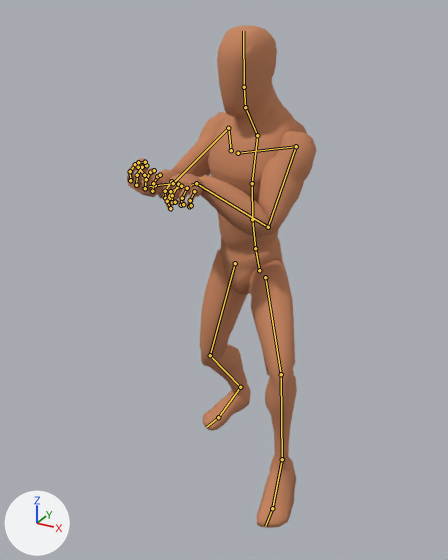
A saved change to the Blender file rigs/human/combat/melee/animation-human-two-handed-horizontal-swing.blend.
One viewpoint serves both versions: a camera (50 mm lens) standing at (0.976, -2.032, 1.752) and looking at (-0.037, -0.191, 0.832). The axes (+X, +Y, +Z) are drawn at lower left. The lights are the same throughout. The older version comes first. Both versions are drawn at frame 13 of the action 'Two_Handed_Horizontal_Swing'; the numbers are the values there. The bones that change, and the others that lie on the model, are drawn over the model as lines.

Objects in the first picture: 'Mannequin'.
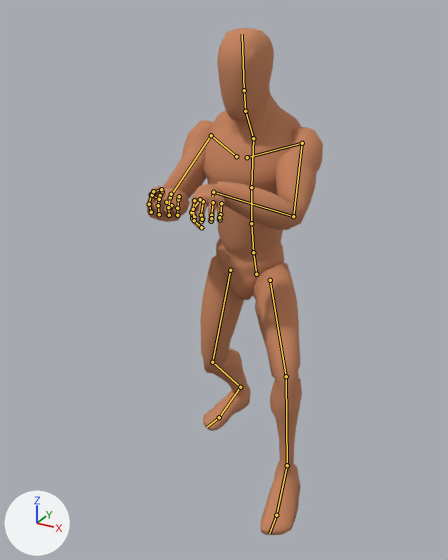
What the commit changed:
Bone 'POLE_Leg_L' (bone_pole_leg_l) moves from (0.284, 0.131, 0.047) to (0.298, 0.123, 0.053).
Bone 'CTRL_ILLEG_L' (bone_ctrl_illeg_l) moves from (0.163, -0.302, 0.065) to (0.193, -0.322, 0.063).
Bone 'CTRL_ILLEG_L' (bone_ctrl_illeg_l) turns from (21, -3, 7) to (16, -2, 7) degrees about its own x, y and z.
Bone 'DRV_toe_L' (bone_drv_toe_l) turns from (20, -3, -1) to (14, -2, 0) degrees about its own x, y and z.
Bone 'POLE_Leg_R' (bone_pole_leg_r) moves from (-0.051, -0.244, 0.066) to (-0.023, -0.248, 0.07).
Bone 'CTRL_Arm_L' (bone_ctrl_arm_l) moves from (0.236, -0.383, -0.818) to (0.236, -0.44, -0.719).
Bone 'CTRL_Arm_L' (bone_ctrl_arm_l) turns from (78, 15, -11) to (65, 5, -1) degrees about its own x, y and z.
Bone 'CTRL_Arm_R' (bone_ctrl_arm_r) moves from (-0.247, -0.418, -0.531) to (-0.281, -0.497, -0.648).
Bone 'CTRL_Arm_R' (bone_ctrl_arm_r) turns from (75, -162, 16) to (65, -174, 3) degrees about its own x, y and z.
Bone 'POLEARM_L' (bone_polearm_l) moves from (0.47, -0.428, -0.103) to (0.513, -0.268, 0.032).
Bone 'POLEARM_R' (bone_polearm_r) moves from (-0.706, -0.478, -0.016) to (-0.795, -0.592, -0.049).
Bone 'CTRL_Hips' (bone_ctrl_hips) moves from (0.0, -0.02, -0.123) to (0.0, -0.043, -0.129).
Bone 'CTRL_Hips' (bone_ctrl_hips) turns from (0, -1, -22) to (0, 0, -5) degrees about its own x, y and z.
Bone 'DRV_spine.001' (bone_drv_spine_001) turns from (2, 0, -1) to (3, 3, 0) degrees about its own x, y and z.
Bone 'DRV_spine_002' (bone_drv_spine_002) turns from (2, 1, -1) to (3, 3, 0) degrees about its own x, y and z.
Bone 'DRV_spine.003' (bone_drv_spine_003) turns from (2, 1, -1) to (3, 3, 1) degrees about its own x, y and z.
Bone 'DRV_neck' (bone_drv_neck) turns from (-1, 7, -5) to (0, 0, 0) degrees about its own x, y and z.
Bone 'DRV_head' (bone_drv_head) turns from (-1, 4, -1) to (0, 0, 0) degrees about its own x, y and z.

Where the change shows, as pixel boxes (x1, y1, x2, y2) in the pictures (448 x 560 px):
'Mannequin', posed (7% narrower): before (127, 25, 317, 528); after (146, 28, 323, 535)
